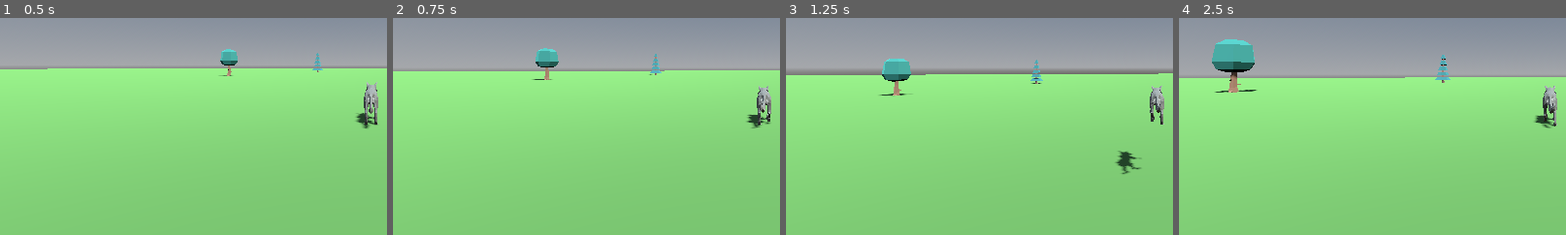
Above: before the commit, frames 1-4 (left to right).
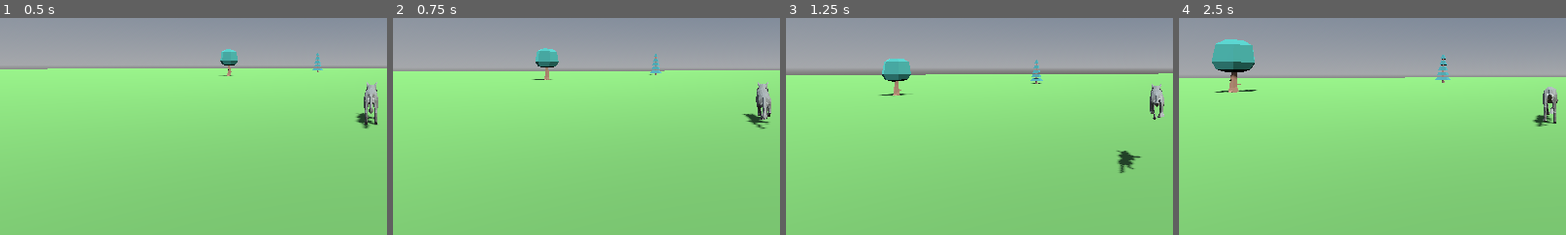
Above: after the commit, the same moments.

Repository: erikm6872/animal-survival-bonanza
Game: Godot game, scene res://scenes/world/test_world.tscn
The game is run twice, just before and just after one commit, with the same random seed, the same clock (stepped at 60 frames per second) and the same inputs.
Inputs (mouse positions are % of the whole screen's width and height, from its top left):
- Up to frame 1 (0.5 s): no input
- Up to frame 2 (0.75 s): move the mouse to (55, 50) at 0.52 s; hold W (move_forward) from 0.53 s (still down); hold Shift (sprint) from 0.53 s (still down)
- Up to frame 3 (1.25 s): keep holding W (move_forward); keep holding Shift (sprint); tap Space (jump) at 0.77 s
- Up to frame 4 (2.5 s): keep holding W (move_forward); move the mouse to (45, 50) at 1.27 s; release Shift (sprint) at 1.28 s; tap Shift (sprint) at 1.35 s; tap Space (jump) at 1.52 s; move the mouse to (52, 48) at 2.02 s; hold Shift (sprint) from 2.03 s (still down)
The pictures show only the part of the screen within x 2-52%, y 39-89%; the shares and areas given below are measured in that part.

Frame 1 is identical in both runs. In frame 2, 0.5% of the frame differs, in the area x 90-98%, y 29-52%; in frame 3, 0.5%, in the area x 84-98%, y 30-72%; in frame 4, 0.5%.

Commit message:
Wire Gallop animation to sprinting
Play the Gallop clip while moving with sprint held, Walk otherwise.
Was already written but never committed before the sprint keybind
fix landed.

Co-Authored-By: Claude Sonnet 5 <noreply@anthropic.com>

Diff:
--- a/scripts/player/player_controller.gd
+++ b/scripts/player/player_controller.gd
@@ -22,6 +22,7 @@
 	# The pack's animations import with loop_mode off; movement loops need it on.
 	anim_player.get_animation("Idle").loop_mode = Animation.LOOP_LINEAR
 	anim_player.get_animation("Walk").loop_mode = Animation.LOOP_LINEAR
+	anim_player.get_animation("Gallop").loop_mode = Animation.LOOP_LINEAR
 	anim_player.play("Idle")
 
 func _unhandled_input(event: InputEvent) -> void:
@@ -49,8 +50,9 @@
 	right.y = 0
 	right = right.normalized()
 
+	var is_sprinting := Input.is_action_pressed("sprint")
 	var move_dir := (forward * -input_dir.y + right * input_dir.x)
-	var target_speed := sprint_speed if Input.is_action_pressed("sprint") else walk_speed
+	var target_speed := sprint_speed if is_sprinting else walk_speed
 	var target_velocity := move_dir * target_speed
 
 	velocity.x = move_toward(velocity.x, target_velocity.x, acceleration * delta * target_speed)
@@ -59,7 +61,7 @@
 	if move_dir.length() > 0.1:
 		var target_angle := atan2(-move_dir.x, -move_dir.z)
 		model.rotation.y = lerp_angle(model.rotation.y, target_angle, rotation_speed * delta)
-		anim_player.play("Walk")
+		anim_player.play("Gallop" if is_sprinting else "Walk")
 	else:
 		anim_player.play("Idle")
 
